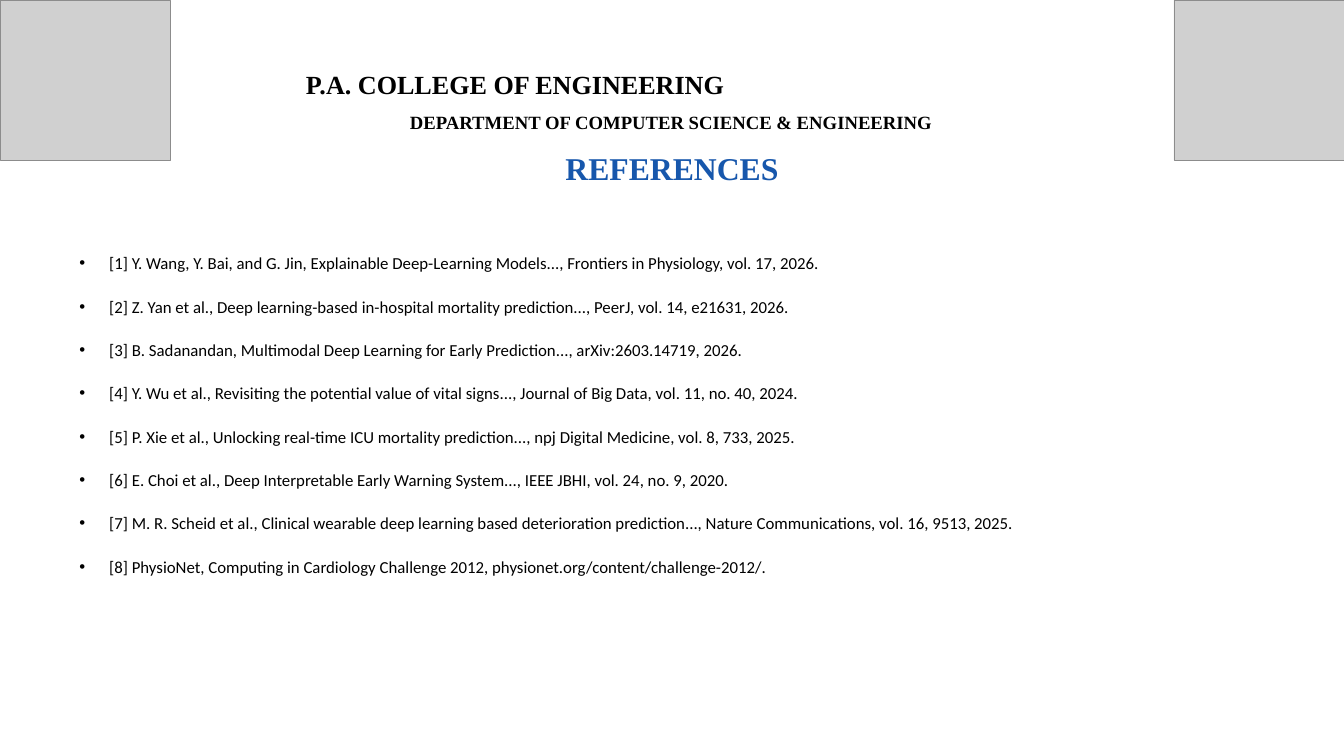
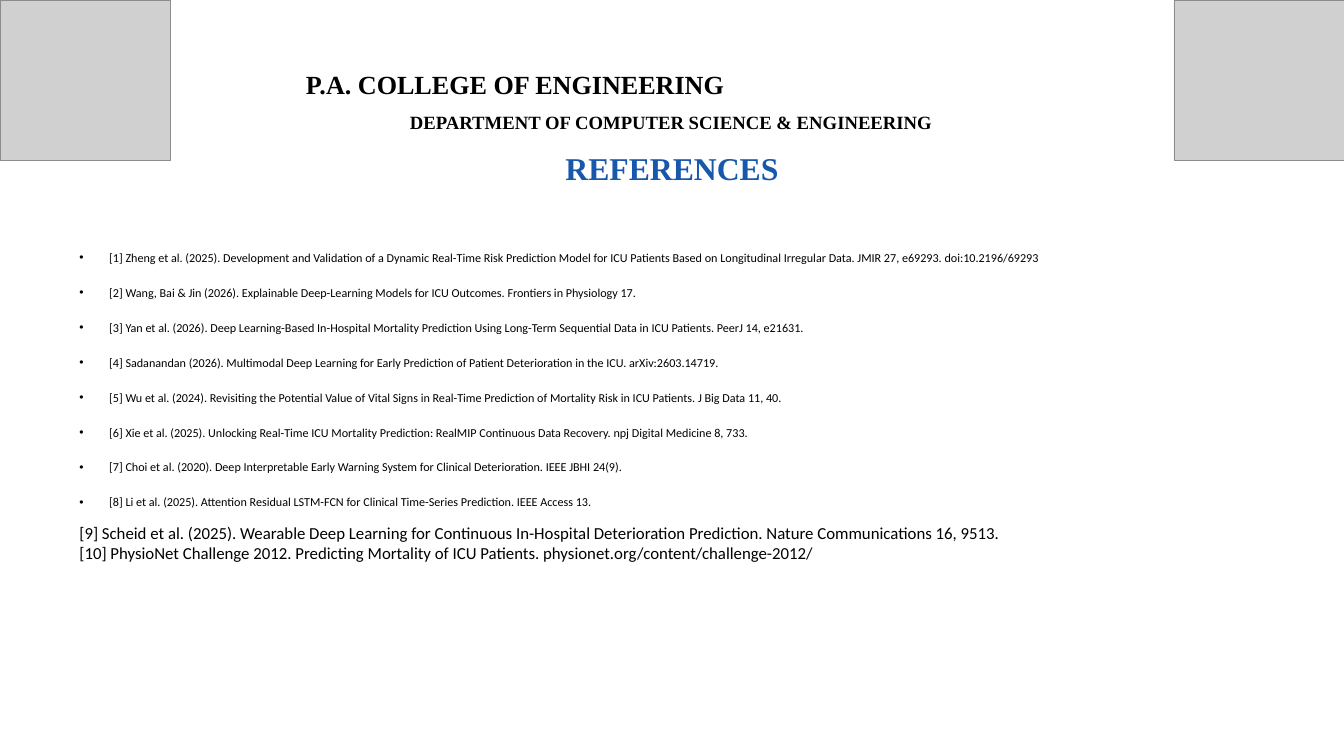
Before and after one commit to Dinaltium/SynCura, a slide deck: slide 15 of ppt/SynCura_Deck_V2.pptx. Drawn at 1344x756 pixels with LibreOffice and Linux fonts; fonts in the diff are those of the drawing; grey boxes stand for pictures. Boxes give left, top, right and bottom in pixels: in the first picture for what was removed or moved away, otherwise in the second. Text is boxed around its words. In the diff, an @@ line names an element or a change of style, - is before the commit and + after.

```diff
--- a/ppt/SynCura_Deck_V2.pptx
+++ b/ppt/SynCura_Deck_V2.pptx
@@ text at <box>79,253,1039,562</box>: text changed; size 18 to 13 pt @@
-• [1] Y. Wang, Y. Bai, and G. Jin, Explainable Deep-Learning Models..., Frontiers in Physiology, vol. 17, 2026.
-• [2] Z. Yan et al., Deep learning-based in-hospital mortality prediction..., PeerJ, vol. 14, e21631, 2026.
-• [3] B. Sadanandan, Multimodal Deep Learning for Early Prediction..., arXiv:2603.14719, 2026.
-• [4] Y. Wu et al., Revisiting the potential value of vital signs..., Journal of Big Data, vol. 11, no. 40, 2024.
-• [5] P. Xie et al., Unlocking real-time ICU mortality prediction..., npj Digital Medicine, vol. 8, 733, 2025.
-• [6] E. Choi et al., Deep Interpretable Early Warning System..., IEEE JBHI, vol. 24, no. 9, 2020.
-• [7] M. R. Scheid et al., Clinical wearable deep learning based deterioration prediction..., Nature Communications, vol. 16, 9513, 2025.
-• [8] PhysioNet, Computing in Cardiology Challenge 2012, physionet.org/content/challenge-2012/.
+• [1] Zheng et al. (2025). Development and Validation of a Dynamic Real-Time Risk Prediction Model for ICU Patients Based on Longitudinal Irregular Data. JMIR 27, e69293. doi:10.2196/69293
+• [2] Wang, Bai & Jin (2026). Explainable Deep-Learning Models for ICU Outcomes. Frontiers in Physiology 17.
+• [3] Yan et al. (2026). Deep Learning-Based In-Hospital Mortality Prediction Using Long-Term Sequential Data in ICU Patients. PeerJ 14, e21631.
+• [4] Sadanandan (2026). Multimodal Deep Learning for Early Prediction of Patient Deterioration in the ICU. arXiv:2603.14719.
+• [5] Wu et al. (2024). Revisiting the Potential Value of Vital Signs in Real-Time Prediction of Mortality Risk in ICU Patients. J Big Data 11, 40.
+• [6] Xie et al. (2025). Unlocking Real-Time ICU Mortality Prediction: RealMIP Continuous Data Recovery. npj Digital Medicine 8, 733.
+• [7] Choi et al. (2020). Deep Interpretable Early Warning System for Clinical Deterioration. IEEE JBHI 24(9).
+• [8] Li et al. (2025). Attention Residual LSTM-FCN for Clinical Time-Series Prediction. IEEE Access 13.
+[9] Scheid et al. (2025). Wearable Deep Learning for Continuous In-Hospital Deterioration Prediction. Nature Communications 16, 9513.
+[10] PhysioNet Challenge 2012. Predicting Mortality of ICU Patients. physionet.org/content/challenge-2012/
```
Also in this commit, not shown: 8 other slides changed, 2 other files.
